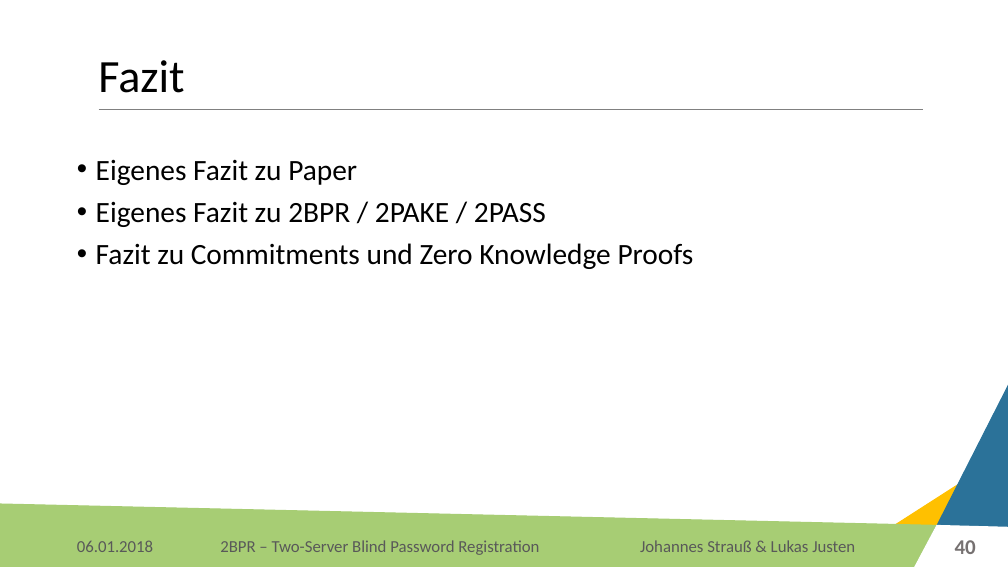
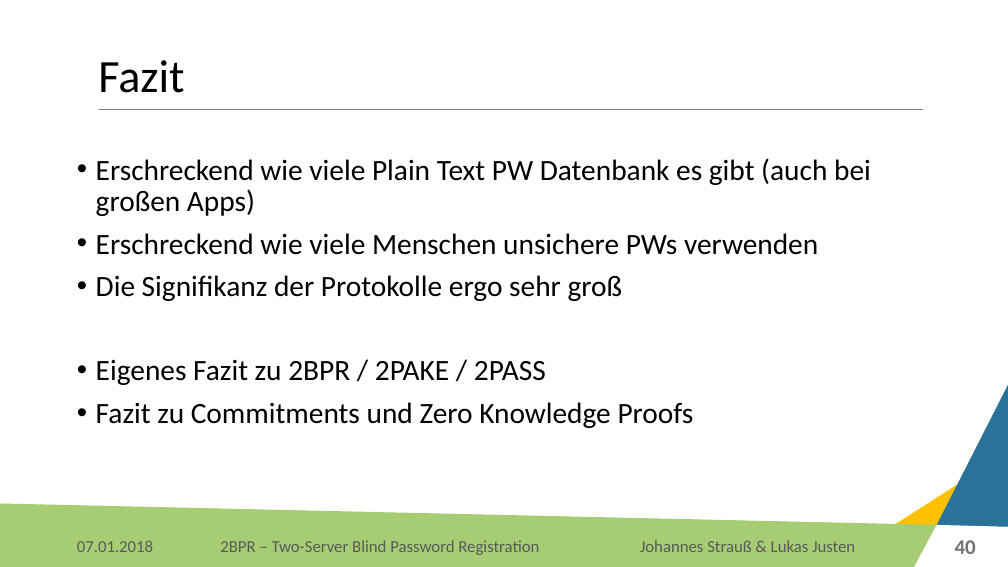
Before and after one commit to Lukas-Justen/IT-Security-2BPR, a slide deck: slide 40 of 2BPR.pptx. Drawn at 1008x567 pixels with LibreOffice and Linux fonts; fonts in the diff are those of the drawing; background and template pictures are left out. Boxes give left, top, right and bottom in pixels: in the first picture for what was removed or moved away, otherwise in the second. Text is boxed around its words. In the diff, an @@ line names an element or a change of style, - is before the commit and + after.

Commit message:
Fazit

```diff
--- a/2BPR.pptx
+++ b/2BPR.pptx
@@ text at (x1=96, y1=158, x2=871, y2=301): text changed @@
-• Eigenes Fazit zu Paper
+• Erschreckend wie viele Plain Text PW Datenbank es gibt (auch bei großen Apps)
+• Erschreckend wie viele Menschen unsichere PWs verwenden
+• Die Signifikanz der Protokolle ergo sehr groß
@@ text at (x1=77, y1=540, x2=153, y2=552): text changed @@
-06.01.2018
+07.01.2018
```
Also in this commit, not shown: 42 other slides changed.
